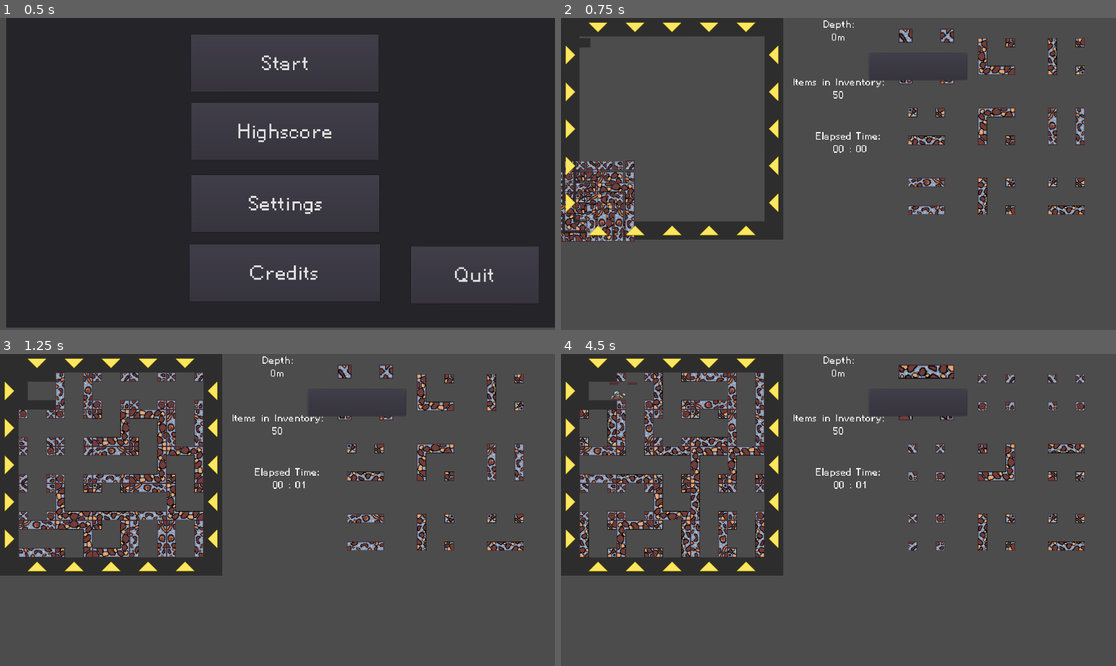
Above: before the commit, frames 1-4 (two rows, left to right).
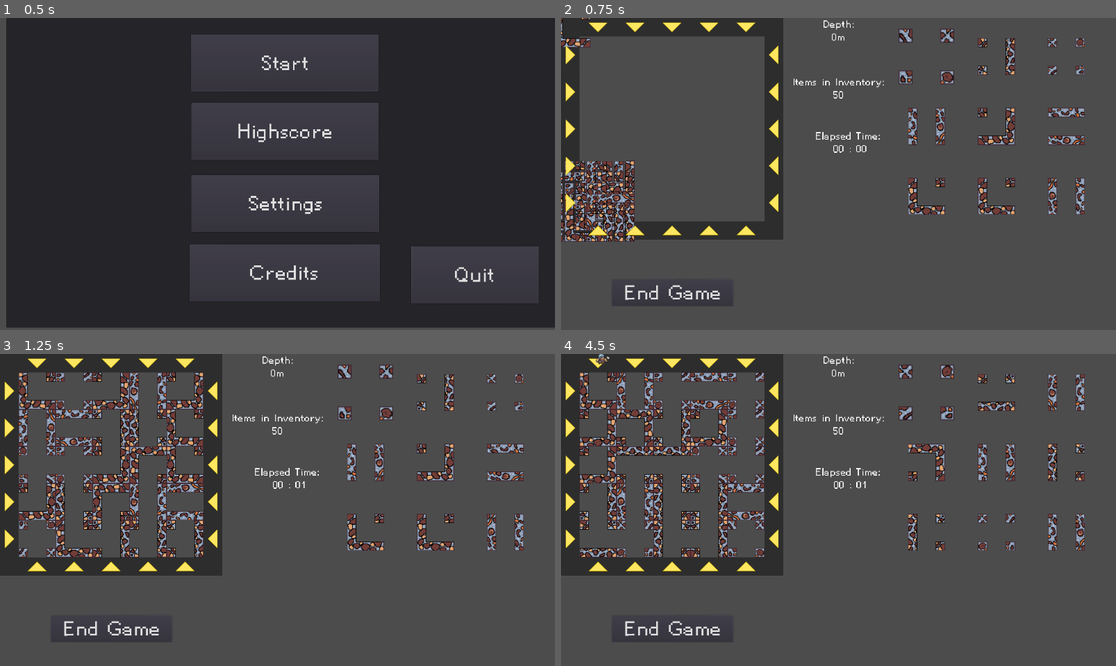
Above: after the commit, the same moments.

Repository: DorianSnowball/amazeing-mine
Game: Godot game, scene res://menu.tscn
The game is run twice, just before and just after one commit, with the same random seed, the same clock (stepped at 60 frames per second) and the same inputs. The engine's default icon, where the game draws it, is replaced by a stand-in: a white triangle on a blue panel in a dark square.
Inputs (mouse positions are in pixels of both pictures, inside the frame that each line leads up to; where the layout moved, square brackets give the same spot in the first picture):
- Up to frame 1 (0.5 s): no input
- Up to frame 2 (0.75 s): click "Start" at 0.5 s
- Up to frame 3 (1.25 s): no input
- Up to frame 4 (4.5 s): click (672, 628) [916, 403] at 1.25 s; click "Submit" at 2 s; click "Menu" at 2.75 s; click "Start" at 3.5 s; hold D (move_right) from 4.28 s (still down); tap R (rope) at 4.35 s

Frame 1 is identical in both runs. In frame 2, 6.1% of the frame differs, in the area x 0-95%, y 0-93%; in frame 3, 13%, in the area x 3-95%, y 5-93%; in frame 4, 11%.

Commit message:
Added Climbing Animation and Intro Animation

Diff:
--- a/game/Border.tscn
+++ b/game/Border.tscn
@@ -1,20 +1,18 @@
-[gd_scene load_steps=3 format=2]
+[gd_scene load_steps=4 format=2]
 
 [ext_resource path="res://Sprites/Border_thin.png" type="Texture" id=1]
 
 [sub_resource type="RectangleShape2D" id=1]
 extents = Vector2( 9.84595, 32 )
 
+[sub_resource type="RectangleShape2D" id=2]
+extents = Vector2( 277.692, 31.9649 )
+
 [node name="StaticBody2D" type="StaticBody2D"]
 
 [node name="Border_thin" type="Sprite" parent="."]
 position = Vector2( 384, 384 )
 texture = ExtResource( 1 )
-
-[node name="CollisionShape2D" type="CollisionShape2D" parent="."]
-position = Vector2( 384, 32 )
-scale = Vector2( 39, 1 )
-shape = SubResource( 1 )
 
 [node name="CollisionShape2D2" type="CollisionShape2D" parent="."]
 position = Vector2( 384, 736 )
@@ -32,3 +30,7 @@
 rotation = 1.5708
 scale = Vector2( 39, 1 )
 shape = SubResource( 1 )
+
+[node name="CollisionShape2D" type="CollisionShape2D" parent="."]
+position = Vector2( 426, 32 )
+shape = SubResource( 2 )
--- a/game/Dwarf.gd
+++ b/game/Dwarf.gd
@@ -5,6 +5,7 @@
 
 # environment variables
 var speed : int = 200
+var climb_speed : int = 200
 var jumpforce : int = 400
 var gravity : int = 800
 
@@ -14,9 +15,10 @@
 
 var velocity : Vector2 = Vector2()
 
-#var vel_y : int = 0
-#var vel_y_old : int = 0
-#var previous_frame_floor : bool = true
+var on_rope : bool = false
+
+var in_spawn_animation : bool = true
+
 
 #onready var sprite : Sprite = get_node("Sprite")
 onready var gamefield = $"/root/Control/Gamefield"
@@ -24,6 +26,7 @@
 onready var _animated_sprite = $AnimatedSprite
 onready var _magic_sprite = $"magic sprite"
 onready var _magic_sound = $poof
+onready var _speech_sprite = $"speech bubble"
 
 func get_input():
 
@@ -34,19 +37,20 @@
     elif Input.is_action_pressed("move_right"):
         velocity.x += speed                                                     # Make go fast
 
-    else:
-        _animated_sprite.play("idle")                                            # return to idle
 
     if Input.is_action_just_pressed("move_left"):
         _animated_sprite.flip_h = true                                          # spin guy in right direction
-        _animated_sprite.play("walk")                                           # sprite animation
+        if is_on_floor():
+            _animated_sprite.play("walk")                                           # sprite animation
     elif Input.is_action_just_pressed("move_right"):
         _animated_sprite.flip_h = false                                         # spin guy in right direction
-        _animated_sprite.play("walk")                                           # sprite animation
+        if is_on_floor():
+            _animated_sprite.play("walk")                                           # sprite animation
 
         # jump input
     if Input.is_action_just_pressed("jump") and is_on_floor():
         velocity.y -= jumpforce
+
         if velocity.x < 0:                                                      # backflip city
             for _x in range(30): #16
                 _animated_sprite.rotation_degrees += 360/30  #22.5
@@ -58,17 +62,39 @@
     if Input.is_action_just_pressed("rope"):
         spawn_rope()
 
+    if Input.is_action_pressed("climb_up"):
+        velocity.y = climb_speed * -1
+    elif Input.is_action_pressed("climb_down"):
+        velocity.y = climb_speed
+
+    if not Input.is_action_pressed("move_left") and not Input.is_action_pressed("move_right") and not Input.is_action_pressed("climb_up") and not Input.is_action_pressed("climb_down") and is_on_floor():
+        _animated_sprite.play("idle")
+
+    if Input.is_action_just_pressed("climb_up"):
+        _animated_sprite.play("climb")                                           # sprite animation
+    elif Input.is_action_just_pressed("climb_down"):
+        _animated_sprite.play("climb")
+
+    if Input.is_action_just_released("climb_up") or Input.is_action_just_released("climb_down"):
+        velocity.y = 0
+
+
+
 func _physics_process(delta):
-    velocity.x = 0
-    get_input()
+    if not in_spawn_animation:
+        velocity.x = 0
+        get_input()
+
 
     # applying the velocity
     velocity = move_and_slide(velocity, Vector2.UP)
 
     # gravity
-    velocity.y += gravity * delta
+    if not on_rope:
+        velocity.y += gravity * delta
 
-    #$"/root/Control/Score".text = "on wall: " + str(is_on_wall()) + "\non floor: " + str(is_on_floor()) + "\non ceiling: " + str(is_on_ceiling())
+    #$"/root/Control/Score".text = "Velocity" + str(velocity)
+    #$"/root/Control/Score".text = "Animation: " + _animated_sprite.animation
     checkScroll()
     teleport()
     check_stuck()
--- a/game/Dwarf.tscn
+++ b/game/Dwarf.tscn
@@ -1,111 +1,269 @@
-[gd_scene load_steps=56 format=2]
+[gd_scene load_steps=89 format=2]
 
 [ext_resource path="res://Sprites/dwarf_pixel.png" type="Texture" id=1]
 [ext_resource path="res://Dwarf.gd" type="Script" id=2]
 [ext_resource path="res://Sprites/Dwarf Sprite Sheet.png" type="Texture" id=3]
 [ext_resource path="res://Sprites/Poof.png" type="Texture" id=4]
 [ext_resource path="res://Audio/teleport sound effect.mp3" type="AudioStream" id=5]
+[ext_resource path="res://Sprites/Dwarf Falling Sprite Sheet.png" type="Texture" id=6]
+[ext_resource path="res://Sprites/Dwarf_Sprite_Sheet1.2v.png" type="Texture" id=7]
+[ext_resource path="res://Sprites/rock-and-stone.png" type="Texture" id=8]
 
 [sub_resource type="AtlasTexture" id=1]
 flags = 4
 atlas = ExtResource( 3 )
+region = Rect2( 32, 0, 32, 32 )
+
+[sub_resource type="AtlasTexture" id=2]
+flags = 4
+atlas = ExtResource( 3 )
+region = Rect2( 0, 0, 32, 32 )
+
+[sub_resource type="AtlasTexture" id=3]
+flags = 4
+atlas = ExtResource( 3 )
+region = Rect2( 64, 0, 32, 32 )
+
+[sub_resource type="AtlasTexture" id=4]
+flags = 4
+atlas = ExtResource( 3 )
+region = Rect2( 96, 0, 32, 32 )
+
+[sub_resource type="AtlasTexture" id=5]
+flags = 4
+atlas = ExtResource( 3 )
+region = Rect2( 128, 0, 32, 32 )
+
+[sub_resource type="AtlasTexture" id=56]
+flags = 4
+atlas = ExtResource( 3 )
+region = Rect2( 0, 96, 32, 32 )
+
+[sub_resource type="AtlasTexture" id=57]
+flags = 4
+atlas = ExtResource( 3 )
+region = Rect2( 32, 96, 32, 32 )
+
+[sub_resource type="AtlasTexture" id=58]
+flags = 4
+atlas = ExtResource( 3 )
+region = Rect2( 64, 96, 32, 32 )
+
+[sub_resource type="AtlasTexture" id=59]
+flags = 4
+atlas = ExtResource( 3 )
+region = Rect2( 96, 96, 32, 32 )
+
+[sub_resource type="AtlasTexture" id=60]
+flags = 4
+atlas = ExtResource( 3 )
+region = Rect2( 0, 64, 32, 32 )
+
+[sub_resource type="AtlasTexture" id=61]
+flags = 4
+atlas = ExtResource( 3 )
+region = Rect2( 32, 64, 32, 32 )
+
+[sub_resource type="AtlasTexture" id=62]
+flags = 4
+atlas = ExtResource( 3 )
+region = Rect2( 64, 64, 32, 32 )
+
+[sub_resource type="AtlasTexture" id=63]
+flags = 4
+atlas = ExtResource( 3 )
+region = Rect2( 32, 64, 32, 32 )
+
+[sub_resource type="AtlasTexture" id=64]
+flags = 4
+atlas = ExtResource( 3 )
+region = Rect2( 0, 64, 32, 32 )
+
+[sub_resource type="AtlasTexture" id=51]
+flags = 4
+atlas = ExtResource( 3 )
+region = Rect2( 0, 160, 32, 32 )
+
+[sub_resource type="AtlasTexture" id=52]
+flags = 4
+atlas = ExtResource( 3 )
+region = Rect2( 32, 160, 32, 32 )
+
+[sub_resource type="AtlasTexture" id=53]
+flags = 4
+atlas = ExtResource( 3 )
+region = Rect2( 64, 160, 32, 32 )
+
+[sub_resource type="AtlasTexture" id=54]
+flags = 4
+atlas = ExtResource( 3 )
+region = Rect2( 96, 160, 32, 32 )
+
+[sub_resource type="AtlasTexture" id=55]
+flags = 4
+atlas = ExtResource( 3 )
+region = Rect2( 128, 160, 32, 32 )
+
+[sub_resource type="AtlasTexture" id=6]
+flags = 4
+atlas = ExtResource( 3 )
 region = Rect2( 0, 32, 32, 32 )
 
-[sub_resource type="AtlasTexture" id=2]
+[sub_resource type="AtlasTexture" id=7]
 flags = 4
 atlas = ExtResource( 3 )
 region = Rect2( 32, 32, 32, 32 )
 
-[sub_resource type="AtlasTexture" id=3]
+[sub_resource type="AtlasTexture" id=8]
 flags = 4
 atlas = ExtResource( 3 )
 region = Rect2( 64, 32, 32, 32 )
 
-[sub_resource type="AtlasTexture" id=4]
+[sub_resource type="AtlasTexture" id=9]
 flags = 4
 atlas = ExtResource( 3 )
 region = Rect2( 96, 32, 32, 32 )
 
-[sub_resource type="AtlasTexture" id=5]
+[sub_resource type="AtlasTexture" id=10]
 flags = 4
 atlas = ExtResource( 3 )
 region = Rect2( 128, 32, 32, 32 )
 
-[sub_resource type="AtlasTexture" id=6]
+[sub_resource type="AtlasTexture" id=11]
 flags = 4
 atlas = ExtResource( 3 )
 region = Rect2( 160, 32, 32, 32 )
 
-[sub_resource type="AtlasTexture" id=7]
+[sub_resource type="AtlasTexture" id=12]
 flags = 4
 atlas = ExtResource( 3 )
 region = Rect2( 192, 32, 32, 32 )
 
-[sub_resource type="AtlasTexture" id=8]
+[sub_resource type="AtlasTexture" id=13]
 flags = 4
 atlas = ExtResource( 3 )
 region = Rect2( 224, 32, 32, 32 )
 
-[sub_resource type="AtlasTexture" id=9]
-flags = 4
-atlas = ExtResource( 3 )
-region = Rect2( 0, 96, 32, 32 )
-
-[sub_resource type="AtlasTexture" id=10]
-flags = 4
-atlas = ExtResource( 3 )
-region = Rect2( 32, 96, 32, 32 )
-
-[sub_resource type="AtlasTexture" id=11]
-flags = 4
-atlas = ExtResource( 3 )
-region = Rect2( 64, 96, 32, 32 )
-
-[sub_resource type="AtlasTexture" id=12]
-flags = 4
-atlas = ExtResource( 3 )
-region = Rect2( 96, 96, 32, 32 )
-
-[sub_resource type="AtlasTexture" id=13]
-flags = 4
-atlas = ExtResource( 3 )
+[sub_resource type="AtlasTexture" id=66]
+flags = 4
+atlas = ExtResource( 6 )
 region = Rect2( 32, 0, 32, 32 )
 
-[sub_resource type="AtlasTexture" id=14]
-flags = 4
-atlas = ExtResource( 3 )
-region = Rect2( 0, 0, 32, 32 )
-
-[sub_resource type="AtlasTexture" id=15]
-flags = 4
-atlas = ExtResource( 3 )
+[sub_resource type="AtlasTexture" id=67]
+flags = 4
+atlas = ExtResource( 6 )
 region = Rect2( 64, 0, 32, 32 )
 
-[sub_resource type="AtlasTexture" id=16]
-flags = 4
-atlas = ExtResource( 3 )
+[sub_resource type="AtlasTexture" id=68]
+flags = 4
+atlas = ExtResource( 6 )
 region = Rect2( 96, 0, 32, 32 )
 
-[sub_resource type="AtlasTexture" id=17]
-flags = 4
-atlas = ExtResource( 3 )
+[sub_resource type="AtlasTexture" id=69]
+flags = 4
+atlas = ExtResource( 6 )
 region = Rect2( 128, 0, 32, 32 )
+
+[sub_resource type="AtlasTexture" id=70]
+flags = 4
+atlas = ExtResource( 6 )
+region = Rect2( 160, 0, 32, 32 )
+
+[sub_resource type="AtlasTexture" id=71]
+flags = 4
+atlas = ExtResource( 6 )
+region = Rect2( 192, 0, 32, 32 )
+
+[sub_resource type="AtlasTexture" id=72]
+flags = 4
+atlas = ExtResource( 6 )
+region = Rect2( 224, 0, 32, 32 )
+
+[sub_resource type="AtlasTexture" id=73]
+flags = 4
+atlas = ExtResource( 6 )
+region = Rect2( 256, 0, 32, 32 )
+
+[sub_resource type="AtlasTexture" id=74]
+flags = 4
+atlas = ExtResource( 6 )
+region = Rect2( 288, 0, 32, 32 )
+
+[sub_resource type="AtlasTexture" id=75]
+flags = 4
+atlas = ExtResource( 6 )
+region = Rect2( 320, 0, 32, 32 )
+
+[sub_resource type="AtlasTexture" id=76]
+flags = 4
+atlas = ExtResource( 6 )
+region = Rect2( 352, 0, 32, 32 )
+
+[sub_resource type="AtlasTexture" id=77]
+flags = 4
+atlas = ExtResource( 6 )
+region = Rect2( 384, 0, 32, 32 )
+
+[sub_resource type="AtlasTexture" id=78]
+flags = 4
+atlas = ExtResource( 7 )
+region = Rect2( 0, 160, 39, 32 )
+
+[sub_resource type="AtlasTexture" id=79]
+flags = 4
+atlas = ExtResource( 7 )
+region = Rect2( 39, 160, 39, 32 )
+
+[sub_resource type="AtlasTexture" id=80]
+flags = 4
+atlas = ExtResource( 7 )
+region = Rect2( 78, 160, 39, 32 )
+
+[sub_resource type="AtlasTexture" id=81]
+flags = 4
+atlas = ExtResource( 7 )
+region = Rect2( 117, 160, 39, 32 )
+
+[sub_resource type="AtlasTexture" id=82]
+flags = 4
+atlas = ExtResource( 7 )
+region = Rect2( 156, 160, 39, 32 )
 
 [sub_resource type="SpriteFrames" id=18]
 animations = [ {
-"frames": [ SubResource( 1 ), SubResource( 2 ), SubResource( 3 ), SubResource( 4 ), SubResource( 5 ), SubResource( 6 ), SubResource( 7 ), SubResource( 8 ) ],
+"frames": [ SubResource( 1 ), SubResource( 2 ), SubResource( 3 ), SubResource( 4 ), SubResource( 5 ) ],
+"loop": true,
+"name": "idle",
+"speed": 5.0
+}, {
+"frames": [ SubResource( 56 ), SubResource( 57 ), SubResource( 58 ), SubResource( 59 ) ],
+"loop": true,
+"name": "landing",
+"speed": 5.0
+}, {
+"frames": [ SubResource( 60 ), SubResource( 61 ), SubResource( 62 ), SubResource( 63 ), SubResource( 64 ) ],
+"loop": true,
+"name": "raise_axe",
+"speed": 5.0
+}, {
+"frames": [ SubResource( 51 ), SubResource( 52 ), SubResource( 53 ), SubResource( 54 ), SubResource( 55 ) ],
+"loop": true,
+"name": "climb",
+"speed": 5.0
+}, {
+"frames": [ SubResource( 6 ), SubResource( 7 ), SubResource( 8 ), SubResource( 9 ), SubResource( 10 ), SubResource( 11 ), SubResource( 12 ), SubResource( 13 ) ],
 "loop": true,
 "name": "walk",
 "speed": 7.0
 }, {
-"frames": [ SubResource( 9 ), SubResource( 10 ), SubResource( 11 ), SubResource( 12 ) ],
-"loop": true,
-"name": "damage",
-"speed": 5.0
-}, {
-"frames": [ SubResource( 13 ), SubResource( 14 ), SubResource( 15 ), SubResource( 16 ), SubResource( 17 ) ],
-"loop": true,
-"name": "idle",
+"frames": [ SubResource( 66 ), SubResource( 67 ), SubResource( 68 ), SubResource( 69 ), SubResource( 70 ), SubResource( 71 ), SubResource( 72 ), SubResource( 73 ), SubResource( 74 ), SubResource( 75 ), SubResource( 76 ), SubResource( 77 ) ],
+"loop": true,
+"name": "landing2",
+"speed": 5.0
+}, {
+"frames": [ SubResource( 78 ), SubResource( 79 ), SubResource( 80 ), SubResource( 81 ), SubResource( 82 ) ],
+"loop": true,
+"name": "jump",
 "speed": 5.0
 } ]
 
@@ -267,6 +425,24 @@
 "loop": true,
 "name": "poof",
 "speed": 60.0
+} ]
+
+[sub_resource type="AtlasTexture" id=86]
+flags = 4
+atlas = ExtResource( 8 )
+region = Rect2( 0, 0, 55, 38 )
+
+[sub_resource type="AtlasTexture" id=87]
+flags = 4
+atlas = ExtResource( 8 )
+region = Rect2( 55, 0, 55, 38 )
+
+[sub_resource type="SpriteFrames" id=85]
+animations = [ {
+"frames": [ SubResource( 86 ), SubResource( 87 ) ],
+"loop": true,
+"name": "speech",
+"speed": 0.5
 } ]
 
 [node name="Dwarf" type="KinematicBody2D"]
@@ -283,6 +459,7 @@
 scale = Vector2( 2, 2 )
 frames = SubResource( 18 )
 animation = "idle"
+frame = 3
 playing = true
 
 [node name="CollisionShape2D" type="CollisionShape2D" parent="."]
@@ -296,3 +473,8 @@
 
 [node name="poof" type="AudioStreamPlayer2D" parent="."]
 stream = ExtResource( 5 )
+
+[node name="speech bubble" type="AnimatedSprite" parent="."]
+position = Vector2( 31.8391, -16.4814 )
+frames = SubResource( 85 )
+animation = "speech"
--- a/game/Gamefield.gd
+++ b/game/Gamefield.gd
@@ -18,6 +18,8 @@
 
 export var tile_scaling = 2
 export var tile_basesize = 64
+
+export var intro_animation = true
 
 var field : = []
 
@@ -42,6 +44,10 @@
     drawField()
     yield(get_tree().create_timer(0.75), "timeout")
     spawnDwarf()
+    if intro_animation:
+        spawnAnimation()
+    else:
+        dwarf.in_spawn_animation = false
 
 func insertRow(left, rowIdx, tile):
     var row = field[rowIdx]
@@ -91,8 +97,9 @@
 
     # hardcoding the starting tile
     $".".remove_child(field[0][0])
-    var starting_tile = tile_end_piece.instance()
-    starting_tile.rotate(-1.5707963268)
+    var starting_tile = tile_corner.instance()
+    tilePermutation(starting_tile, 0, 0, 2)
+    #starting_tile.rotate(2* -1.5707963268)
     starting_tile.scale = Vector2(tile_scaling, tile_scaling)
     starting_tile.position = Vector2(0,0)
     field[0][0] = starting_tile
@@ -103,28 +110,26 @@
     var tile : KinematicBody2D = tile_list[randi() % tile_list.size()].instance()
     tile.scale = Vector2(tile_scaling, tile_scaling)
     tile.position = pos
-    #print(str(tile))
-    #print(str(tile.hitbox))
-    randomTilePermutation(tile)
-    #print(str(tile.hitbox))
+
+    tilePermutation(tile, randi() % 2, randi() % 2, randi() % 4)
     if spawn:
         $".".add_child(tile)
     return tile
 
-func randomTilePermutation(tile):
-    if randi() % 2 == 1:                                                        # 50% chance an der x achse spiegeln
+func tilePermutation(tile, y_mirror, x_mirror, rotation):
+    if y_mirror == 1:                                                           # 50% chance an der x achse spiegeln
         tile.scale.y *= -1
         var temp = tile.hitbox["top"]                                           # transform the hitbox dict with the thing itself
         tile.hitbox["top"] = tile.hitbox["bottom"]
         tile.hitbox["bottom"] = temp
 
-    if randi() % 2 == 1:                                                        # 50% chance an der y achse spiegeln
+    if x_mirror == 1:                                                           # 50% chance an der y achse spiegeln
         tile.scale.x *= -1
         var temp = tile.hitbox["left"]
         tile.hitbox["left"] = tile.hitbox["right"]
         tile.hitbox["right"] = temp
 
-    var rotation = randi() % 4                                                  # rotate the box by 90-360°
+                                                                                # rotate the box by 90-360°
     tile.rotate(rotation * 1.5707963268)
     for i in range(rotation):                                                   # rotate the hitbox too
         var top = tile.hitbox["top"]
@@ -189,8 +194,42 @@
 var dwarf = null
 func spawnDwarf():
     dwarf = load("res://Dwarf.tscn").instance()
-    dwarf.position = Vector2(32+(tile_basesize*tile_scaling), 32+(tile_basesize*tile_scaling))
-    $".".add_child(dwarf)
+    dwarf.position = Vector2(32+(tile_basesize*tile_scaling), 5)
+    #dwarf.position = Vector2(800,800)                                          # position outside of the gamebox
+    $".".add_child(dwarf)                                                       # use it to try out movement w/o gravity
+
+func spawnAnimation():
+    while not dwarf.is_on_floor():
+        yield(get_tree().create_timer(.1),"timeout")
+
+    dwarf._animated_sprite.play("landing2")
+    yield(get_tree().create_timer(.3),"timeout")
+    while dwarf._animated_sprite.frame != 0:
+        yield(get_tree().create_timer(.01),"timeout")
+    dwarf._animated_sprite.stop()
+
+    dwarf.velocity.x = -20
+    dwarf._animated_sprite.flip_h = true
+    dwarf._animated_sprite.play("walk")
+    yield(get_tree().create_timer(1.2),"timeout")
+
+    dwarf.velocity.x = 0
+    dwarf._animated_sprite.play("idle")
+    yield(get_tree().create_timer(0.8),"timeout")
+
+    dwarf.velocity.x = 20
+    dwarf._animated_sprite.flip_h = false
+    dwarf._animated_sprite.play("walk")
+    yield(get_tree().create_timer(2.5),"timeout")
+
+    dwarf.velocity.x = 0
+    dwarf._animated_sprite.play("idle")
+
+    dwarf._speech_sprite.frame = 1
+    yield(get_tree().create_timer(1.5),"timeout")
+    dwarf._speech_sprite.frame = 0
+    dwarf.in_spawn_animation = false
+
 
 func getRow(y):
     return int(y-tile_basesize) / (tile_basesize * tile_scaling)
--- a/game/Main.tscn
+++ /dev/null
@@ -1,18 +0,0 @@
-[gd_scene load_steps=3 format=2]
-
-[ext_resource path="res://Dwarf.tscn" type="PackedScene" id=1]
-[ext_resource path="res://Tile.tscn" type="PackedScene" id=2]
-
-[node name="Main" type="Node2D"]
-
-[node name="Dwarf" parent="." instance=ExtResource( 1 )]
-position = Vector2( 92.4957, 72 )
-
-[node name="Tile" parent="." instance=ExtResource( 2 )]
-position = Vector2( 92.4957, 166.54 )
-
-[node name="Tile2" parent="." instance=ExtResource( 2 )]
-position = Vector2( 182.491, 166.54 )
-
-[node name="Tile3" parent="." instance=ExtResource( 2 )]
-position = Vector2( 284.43, 166.54 )
--- a/game/MainUI.tscn
+++ b/game/MainUI.tscn
@@ -65,10 +65,11 @@
 }
 
 [node name="Button" type="Button" parent="."]
-margin_left = 1065.0
-margin_top = 123.0
-margin_right = 1404.0
-margin_bottom = 215.0
+margin_left = 176.059
+margin_top = 905.218
+margin_right = 595.059
+margin_bottom = 997.218
+text = "End Game"
 script = ExtResource( 7 )
 __meta__ = {
 "_edit_use_anchors_": false
--- a/game/project.godot
+++ b/game/project.godot
@@ -22,18 +22,10 @@
 
 Globals="*res://Globals.gd"
 
-[debug]
-
-settings/stdout/print_fps=true
-
 [display]
 
 window/size/width=1920
 window/size/height=1080
-
-[global]
-
-fps=true
 
 [input]
 
@@ -59,13 +51,23 @@
 jump={
 "deadzone": 0.5,
 "events": [ Object(InputEventKey,"resource_local_to_scene":false,"resource_name":"","device":0,"alt":false,"shift":false,"control":false,"meta":false,"command":false,"pressed":false,"scancode":32,"unicode":0,"echo":false,"script":null)
-, Object(InputEventKey,"resource_local_to_scene":false,"resource_name":"","device":0,"alt":false,"shift":false,"control":false,"meta":false,"command":false,"pressed":false,"scancode":87,"unicode":0,"echo":false,"script":null)
-, Object(InputEventKey,"resource_local_to_scene":false,"resource_name":"","device":0,"alt":false,"shift":false,"control":false,"meta":false,"command":false,"pressed":false,"scancode":16777232,"unicode":0,"echo":false,"script":null)
  ]
 }
 rope={
 "deadzone": 0.5,
 "events": [ Object(InputEventKey,"resource_local_to_scene":false,"resource_name":"","device":0,"alt":false,"shift":false,"control":false,"meta":false,"command":false,"pressed":false,"scancode":82,"unicode":0,"echo":false,"script":null)
+ ]
+}
+climb_up={
+"deadzone": 0.5,
+"events": [ Object(InputEventKey,"resource_local_to_scene":false,"resource_name":"","device":0,"alt":false,"shift":false,"control":false,"meta":false,"command":false,"pressed":false,"scancode":16777232,"unicode":0,"echo":false,"script":null)
+, Object(InputEventKey,"resource_local_to_scene":false,"resource_name":"","device":0,"alt":false,"shift":false,"control":false,"meta":false,"command":false,"pressed":false,"scancode":87,"unicode":0,"echo":false,"script":null)
+ ]
+}
+climb_down={
+"deadzone": 0.5,
+"events": [ Object(InputEventKey,"resource_local_to_scene":false,"resource_name":"","device":0,"alt":false,"shift":false,"control":false,"meta":false,"command":false,"pressed":false,"scancode":83,"unicode":0,"echo":false,"script":null)
+, Object(InputEventKey,"resource_local_to_scene":false,"resource_name":"","device":0,"alt":false,"shift":false,"control":false,"meta":false,"command":false,"pressed":false,"scancode":16777234,"unicode":0,"echo":false,"script":null)
  ]
 }
 
Binary file added: game/Sprites/Dwarf Falling Sprite Sheet.png
Not shown, added: game/Sprites/Dwarf Falling Sprite Sheet.png.import
Binary file changed: game/Sprites/Dwarf Sprite Sheet.png
Binary file added: game/Sprites/Dwarf_Sprite_Sheet1.2v.png
Not shown, added: game/Sprites/Dwarf_Sprite_Sheet1.2v.png.import
Binary file added: game/Sprites/rock-and-stone.png
Not shown, added: game/Sprites/rock-and-stone.png.import
Not shown, added: game/Sprites/Dwarf Sprite Sheet.pdn
Not shown, added: game/Sprites/Dwarf Sprite Sheet.psd
